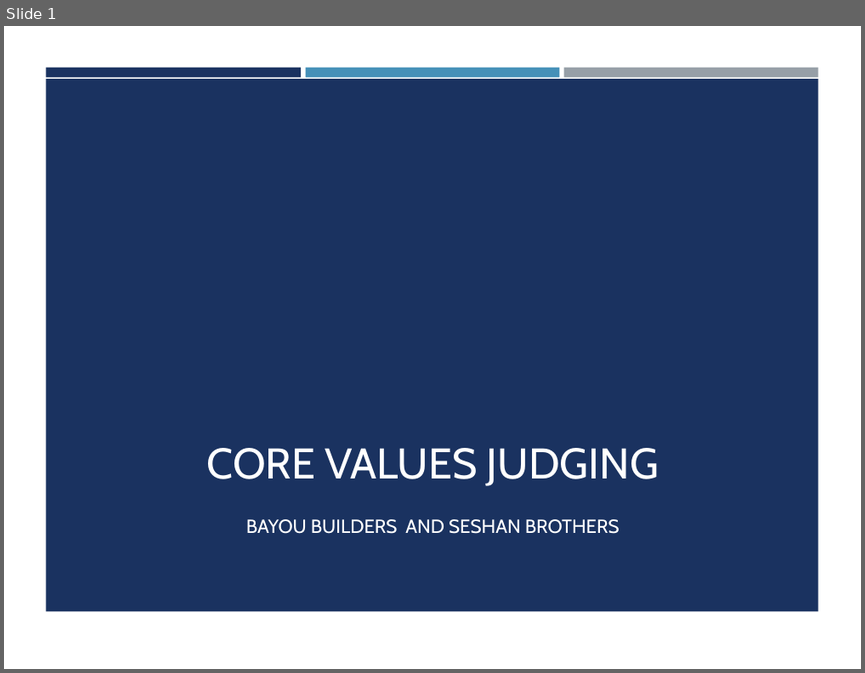
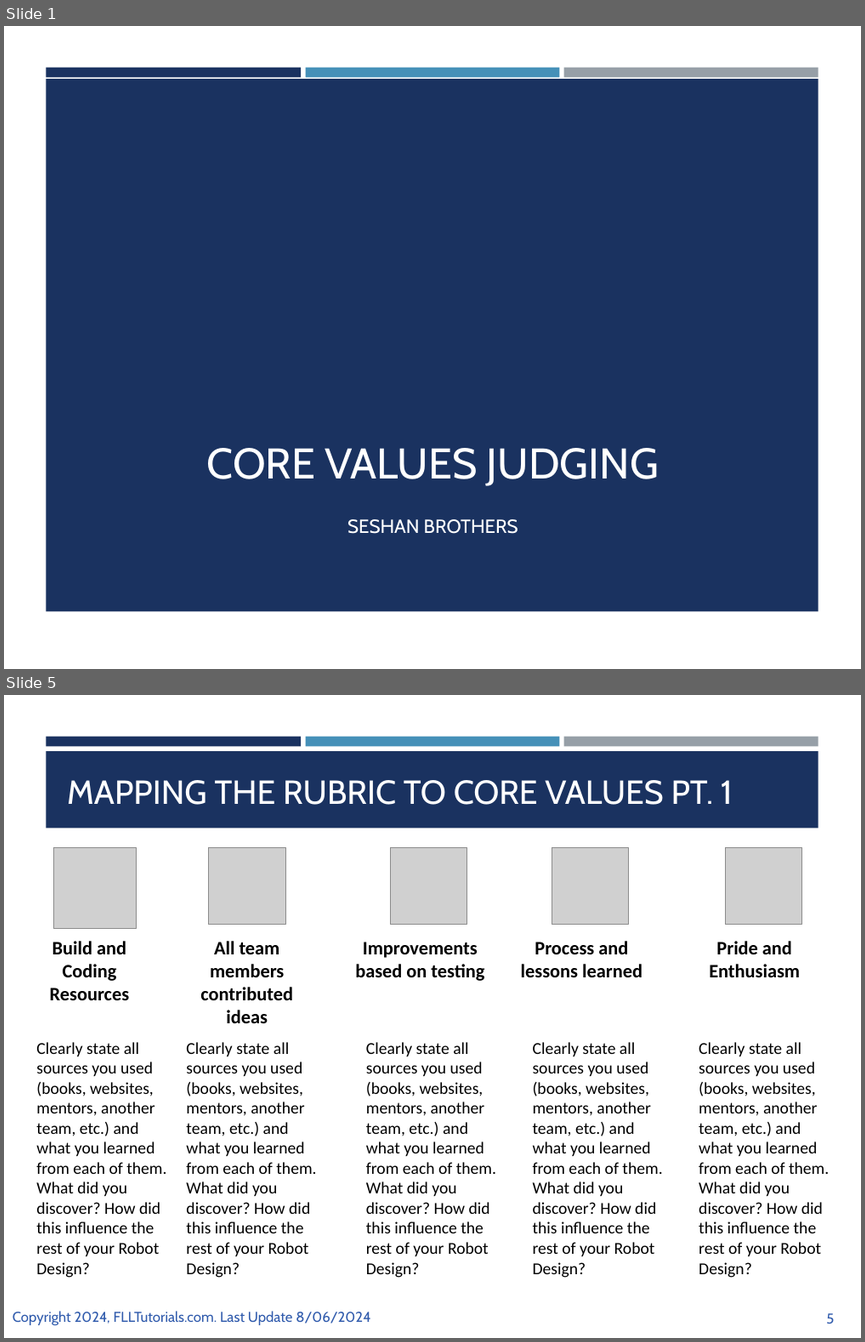
Before and after one commit to ev3lessons/FLL-Tutorials, a slide deck: translations/en-us/CoreValues/CVJudging.pptx. Shown one above the other, each under a label of ours: slide 1 before the commit, slides 1 and 5 after it; the slides between them are not shown. The pictures are 865x673 and 865x1342 pixels, drawn with LibreOffice and Linux fonts; fonts in the diff are those of the drawing; grey boxes stand for pictures; background and template pictures are left out. Boxes give left, top, right and bottom in pixels: in the first picture for what was removed or moved away, otherwise in the second. Text is boxed around its words. In the diff, an @@ line names an element or a change of style, - is before the commit and + after.

```diff
--- a/translations/en-us/CoreValues/CVJudging.pptx
+++ b/translations/en-us/CoreValues/CVJudging.pptx
@@ slide 5 added at (x1=4, y1=695, x2=861, y2=1338), background #FFFFFF; not listed: 3 template elements that a slide beside it also shows @@
@@ rectangle added at (x1=46, y1=752, x2=818, y2=828), fill #1A3260 @@
@@ title added at (x1=67, y1=780, x2=732, y2=805), 28 pt, text #FFFFFF @@
+MAPPING THE RUBRIC TO CORE VALUES PT. 1
@@ picture added at (x1=53, y1=848, x2=136, y2=929) @@
@@ picture added at (x1=208, y1=848, x2=285, y2=925) @@
@@ picture added at (x1=391, y1=848, x2=466, y2=925) @@
@@ picture added at (x1=551, y1=848, x2=628, y2=925) @@
@@ picture added at (x1=725, y1=848, x2=800, y2=925) @@
@@ text added at (x1=50, y1=941, x2=129, y2=1000), 16 pt, text #000000, bold @@
+Build and Coding Resources
@@ text added at (x1=200, y1=941, x2=293, y2=1023), 16 pt, text #000000, bold @@
+All team members contributed ideas
@@ text added at (x1=355, y1=941, x2=484, y2=981), 16 pt, text #000000, bold @@
+Improvements based on testing
@@ text added at (x1=521, y1=941, x2=642, y2=977), 16 pt, text #000000, bold @@
+Process and lessons learned
@@ text added at (x1=709, y1=941, x2=800, y2=977), 16 pt, text #000000, bold @@
+Pride and Enthusiasm
@@ text added at (x1=36, y1=1042, x2=166, y2=1277), 14 pt, text #000000 @@
+Clearly state all sources you used (books, websites, mentors, another team, etc.) and what you learned from each of them. What did you discover? How did this influence the rest of your Robot Design?
@@ text added at (x1=186, y1=1042, x2=316, y2=1277), 14 pt, text #000000 @@
+Clearly state all sources you used (books, websites, mentors, another team, etc.) and what you learned from each of them. What did you discover? How did this influence the rest of your Robot Design?
@@ text added at (x1=366, y1=1042, x2=496, y2=1277), 14 pt, text #000000 @@
+Clearly state all sources you used (books, websites, mentors, another team, etc.) and what you learned from each of them. What did you discover? How did this influence the rest of your Robot Design?
@@ text added at (x1=533, y1=1042, x2=662, y2=1277), 14 pt, text #000000 @@
+Clearly state all sources you used (books, websites, mentors, another team, etc.) and what you learned from each of them. What did you discover? How did this influence the rest of your Robot Design?
@@ text added at (x1=698, y1=1042, x2=828, y2=1277), 14 pt, text #000000 @@
+Clearly state all sources you used (books, websites, mentors, another team, etc.) and what you learned from each of them. What did you discover? How did this influence the rest of your Robot Design?
@@ text added at (x1=12, y1=1310, x2=370, y2=1325), 12 pt, text #2F5AAC @@
+Copyright 2024, FLLTutorials.com. Last Update 8/06/2024
@@ page number added at (x1=826, y1=1313, x2=834, y2=1323), 12 pt, text #2F5AAC @@
+5
@@ slide 1 changed as well @@
@@ subtitle at (x1=347, y1=519, x2=518, y2=533): text changed @@
-BAYOU BUILDERS AND SESHAN BROTHERS
+SESHAN BROTHERS
```
Also in this commit, not shown: 3 other slides changed, 2 other slides added, 6 slides removed, 29 other files.
